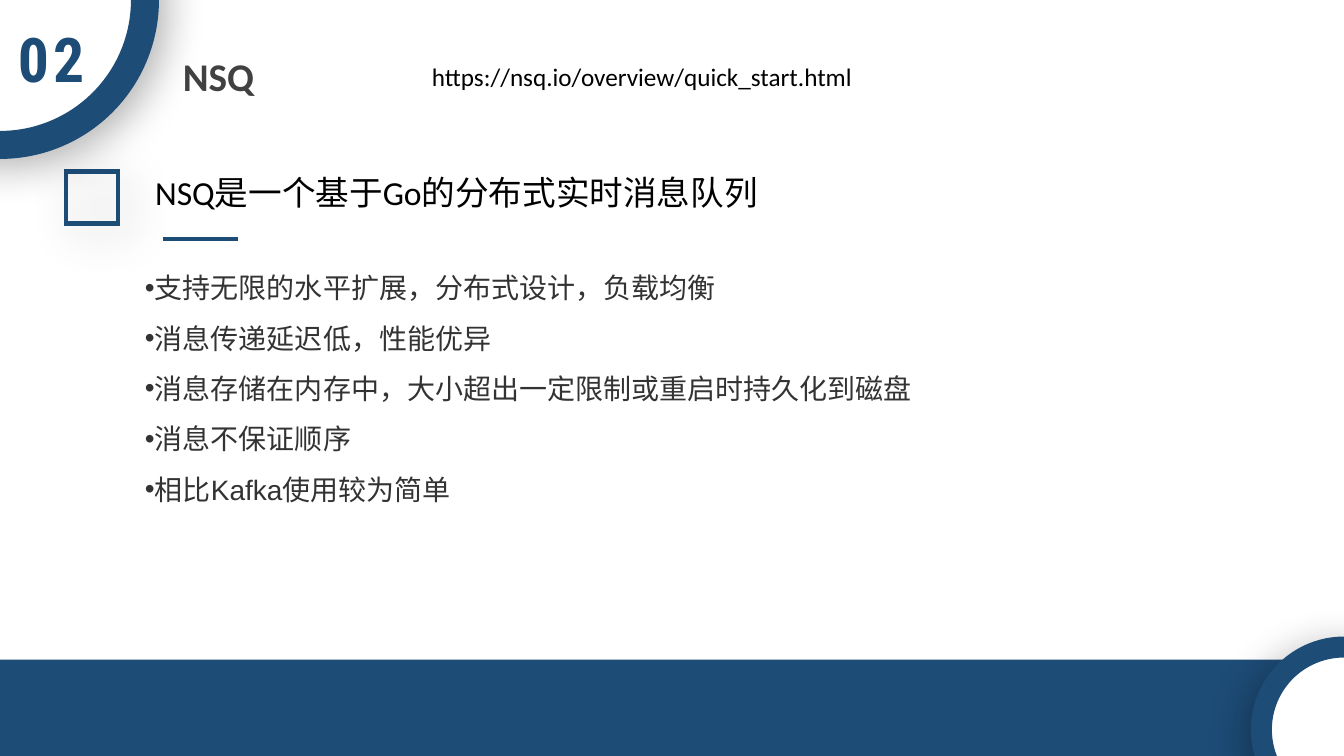
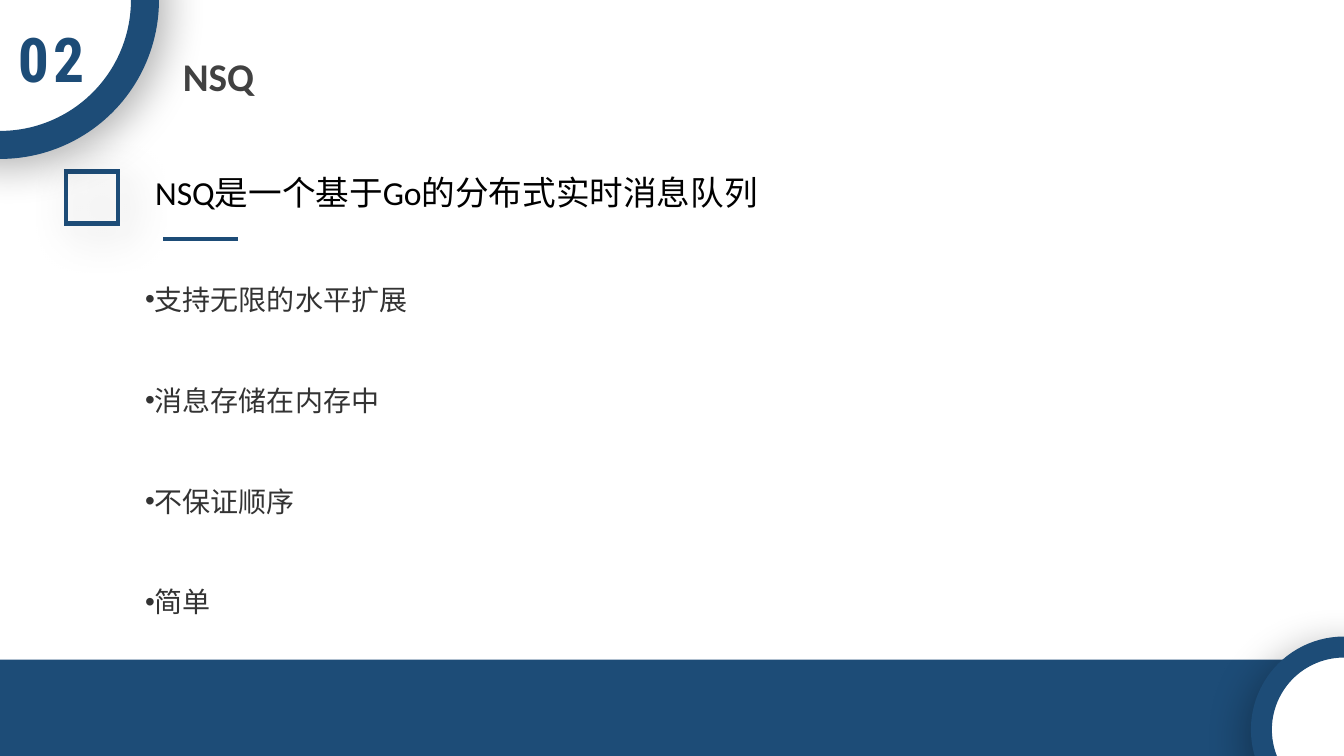
Before and after one commit to ACTSysGroup/Dev-Club, a slide deck: slide 2 of back-end/中间件/NSQ.pptx (slide 7 before the commit). Drawn at 1344x756 pixels with LibreOffice and Linux fonts; fonts in the diff are those of the drawing; background and template pictures are left out. Boxes give left, top, right and bottom in pixels: in the first picture for what was removed or moved away, otherwise in the second. Text is boxed around its words. In the diff, an @@ line names an element or a change of style, - is before the commit and + after.

```diff
--- a/back-end/中间件/NSQ.pptx
+++ b/back-end/中间件/NSQ.pptx
@@ text removed at [432,68,852,90] @@
-https://nsq.io/overview/quick_start.html
@@ text at [155,286,407,615]: text changed @@
-• 支持无限的水平扩展，分布式设计，负载均衡
-• 消息传递延迟低，性能优异
-• 消息存储在内存中，大小超出一定限制或重启时持久化到磁盘
-• 消息不保证顺序
-• 相比Kafka使用较为简单
+• 支持无限的水平扩展
+• 消息存储在内存中
+• 不保证顺序
+• 简单
```
Also in this commit, not shown: 3 other slides changed, 22 slides removed, 1 other file.
